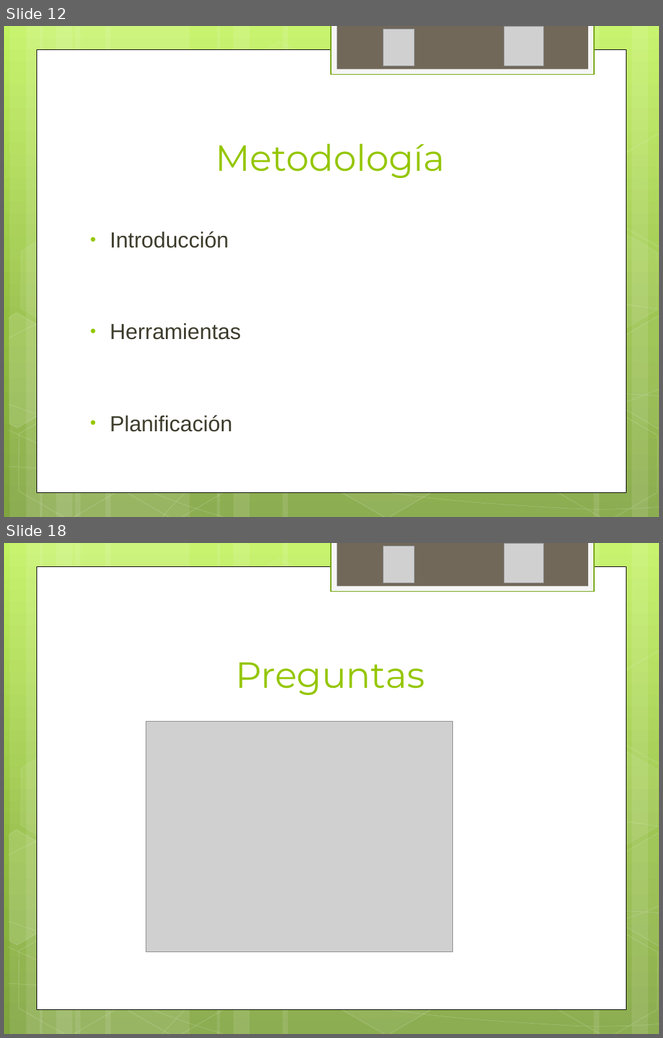
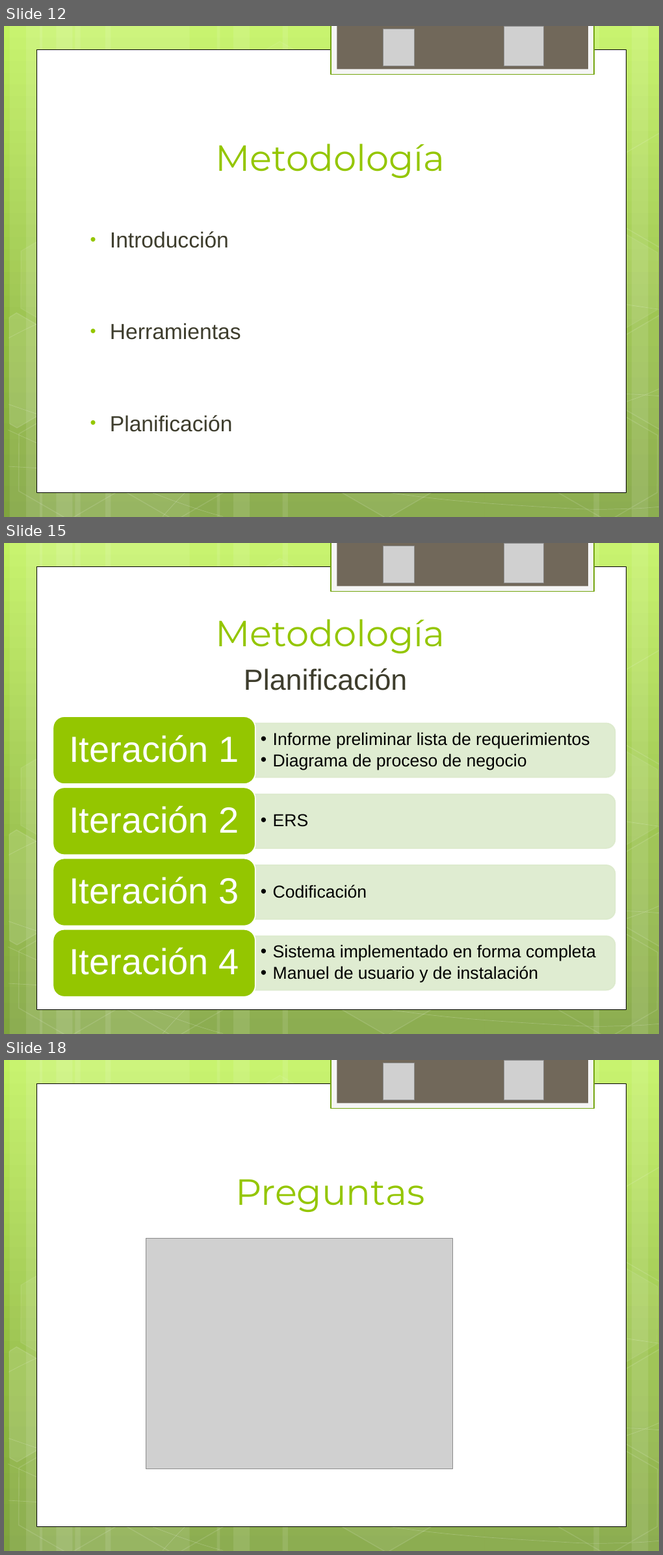
Before and after one commit to ptissera/habilitacion-profesional-2012-4k4, a slide deck: Documentacion/Informe Preliminar/Presentacion Informe Preliminar.pptx. Shown one above the other, each under a label of ours: slides 12 and 18 before the commit, slides 12, 15 and 18 after it; the slides between them are not shown. The pictures are 663x1038 and 663x1555 pixels, drawn with LibreOffice and Linux fonts; fonts in the diff are those of the drawing; grey boxes stand for pictures. Boxes give left, top, right and bottom in pixels: in the first picture for what was removed or moved away, otherwise in the second. Text is boxed around its words. In the diff, an @@ line names an element or a change of style, - is before the commit and + after.

```diff
--- a/Documentacion/Informe Preliminar/Presentacion Informe Preliminar.pptx
+++ b/Documentacion/Informe Preliminar/Presentacion Informe Preliminar.pptx
@@ slide 15 added at <box>4,543,659,1034</box>, background gradient #C3F35F to #93BF3F to #81A53E; not listed: 31 template elements that a slide beside it also shows @@
@@ picture added at <box>384,546,415,583</box> @@
@@ picture added at <box>504,544,545,583</box> @@
@@ title added at <box>215,619,445,653</box>, 40 pt, text #94C600 @@
+Metodología
@@ text added at <box>244,668,407,691</box>, 32 pt, text #3E3D2D @@
+Planificación
@@ group added at <box>53,717,615,997</box>: 8 texts, 4 round same rects, 4 rounded rectangles @@
+  •• Informe preliminar lista de requerimientos
+  •• Diagrama de proceso de negocio
+Iteración 1
+  •• ERS
+Iteración 2
+  •• Codificación
+Iteración 3
+  •• Sistema implementado en forma completa
+  •• Manuel de usuario y de instalación
+Iteración 4
```
Also in this commit, not shown: 7 slides changed, 2 other slides added, 2 slides removed.
